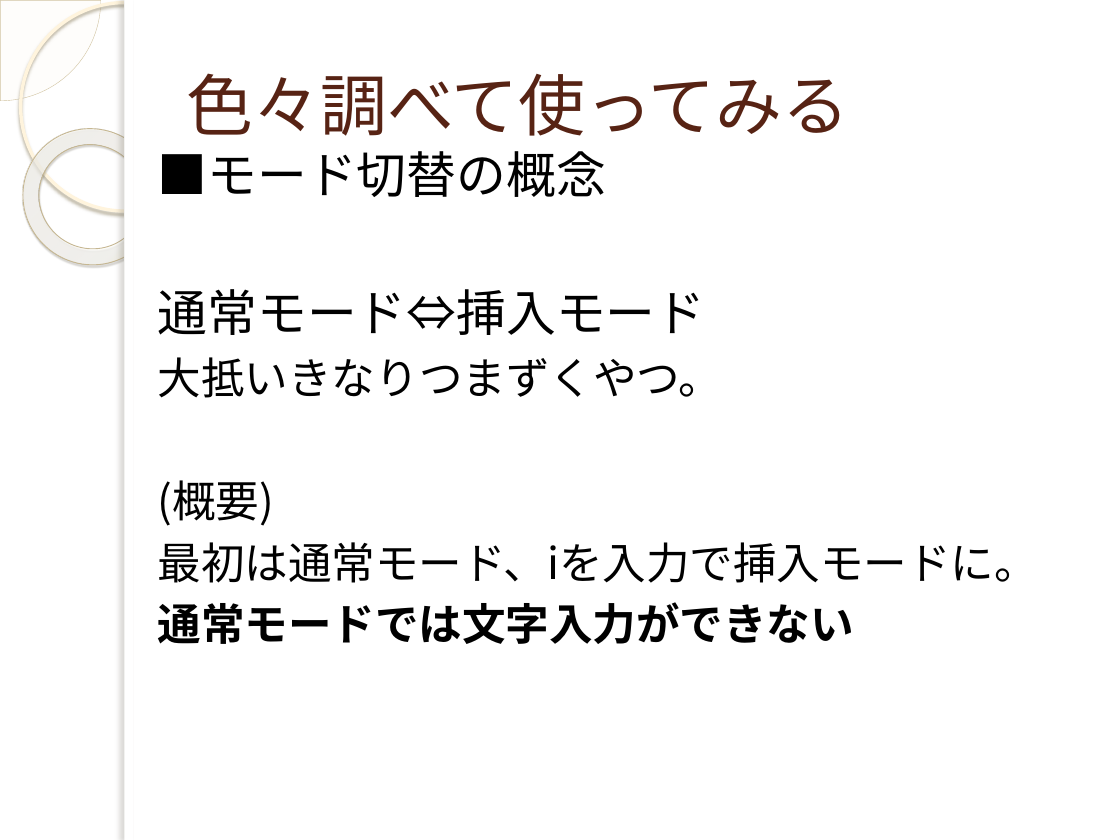
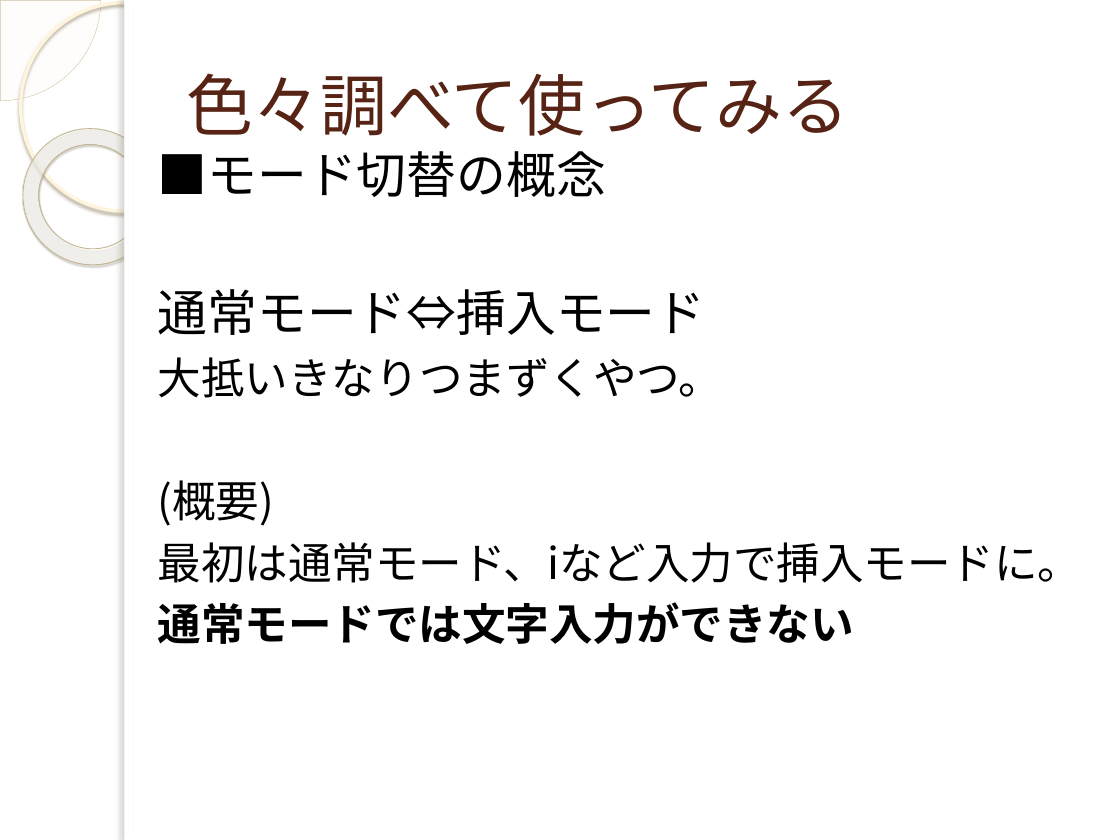
Before and after one commit to yuridonus/FEstudy, a slide deck: slide 19 of vimmer.pptx (slide 18 before the commit). Drawn at 1120x840 pixels with LibreOffice and Linux fonts; fonts in the diff are those of the drawing; background and template pictures are left out. Boxes give left, top, right and bottom in pixels: in the first picture for what was removed or moved away, otherwise in the second. Text is boxed around its words. In the diff, an @@ line names an element or a change of style, - is before the commit and + after.

```diff
--- a/vimmer.pptx
+++ b/vimmer.pptx
@@ text at <box>158,542,1082,583</box>: text changed @@
-最初は通常モード、iを入力で挿入モードに。
+最初は通常モード、iなど入力で挿入モードに。
```
Also in this commit, not shown: 10 other slides changed, 6 slides added.
